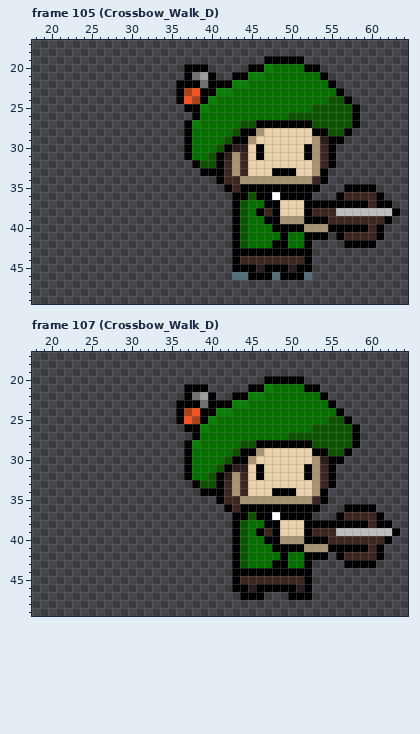
Edited in one commit: pixel-art file (Assets/Sprites/Aseprite/Bard.aseprite). Above: the version before the commit.
96x64 pixels, 162 frames. Shown: frame 105 (Crossbow_Walk_D): x 18..64, y 17..49; frame 107 (Crossbow_Walk_D): x 18..64, y 17..49. The commit also changed other frames, which this record leaves out.
Now the later version:
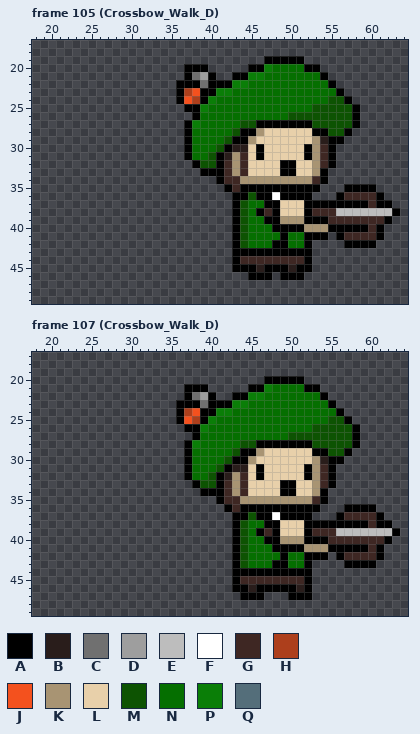
Palette (. is transparent): A #000000  B #291d1b  C #707070  D #9e9e9e  E #bdbdbd  F #ffffff  G #3e2723  H #ad3f1c  J #f4511e  K #a89473  L #e8d0aa  M #0d5302  N #056f00  P #0a7e07  Q #546e7a
Message: Fixed some errors in the Bard animations
Change:
Frame 105 (Crossbow_Walk_D), layers "Weapon", "Front":
y 32: x 49..50 LL -> AA
y 33: x 48 A -> L
y 46: x 43..44 QQ -> ..; x 48 Q -> .; x 52 Q -> .
Frame 107 (Crossbow_Walk_D), layer "Front":
y 33: x 49..50 LL -> AA
y 34: x 48 A -> L
Pixel boxes of the changes (left, top, right, bottom) in both pictures:
changed: (272, 160, 296, 176)
erased: (232, 272, 248, 280)
erased: (272, 272, 312, 280)
changed: (272, 480, 296, 496)
